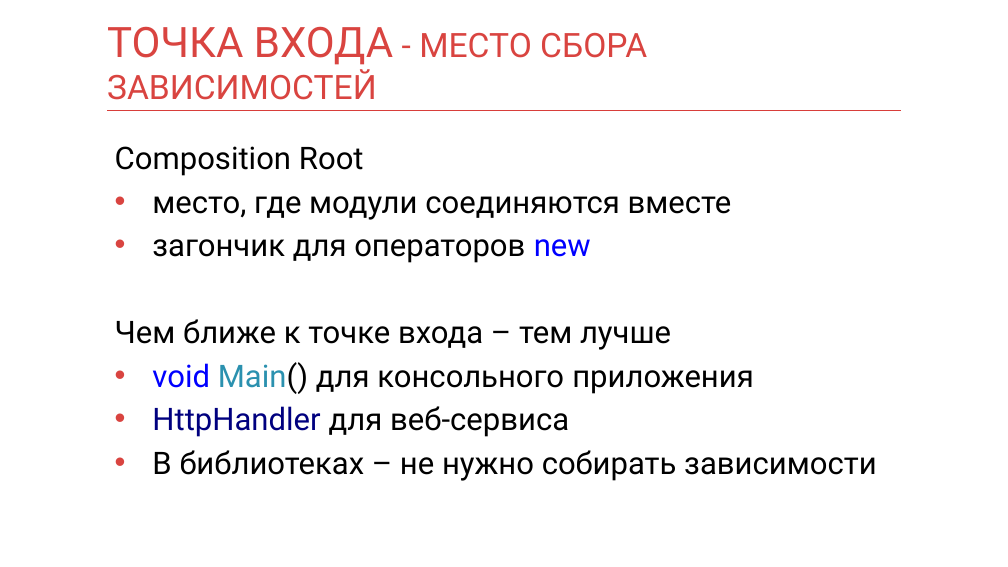
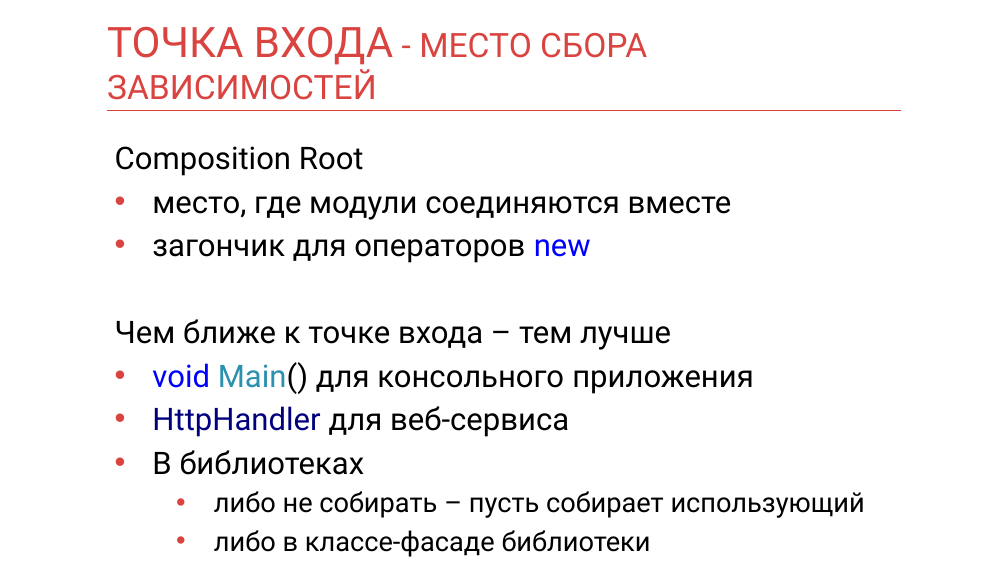
Before and after one commit to kontur-courses/di, a slide deck: slide 6 of di.pptx. Drawn at 1008x567 pixels with LibreOffice and Linux fonts; fonts in the diff are those of the drawing. Boxes give left, top, right and bottom in pixels: in the first picture for what was removed or moved away, otherwise in the second. Text is boxed around its words. In the diff, an @@ line names an element or a change of style, - is before the commit and + after.

```diff
--- a/di.pptx
+++ b/di.pptx
@@ text at [152, 450, 865, 557]: text changed; size 29.6 to 25.9 pt @@
-• В библиотеках – не нужно собирать зависимости
+• В библиотеках
+  • либо не собирать – пусть собирает использующий
+  • либо в классе-фасаде библиотеки
```
Also in this commit, not shown: 1 other slide changed.
